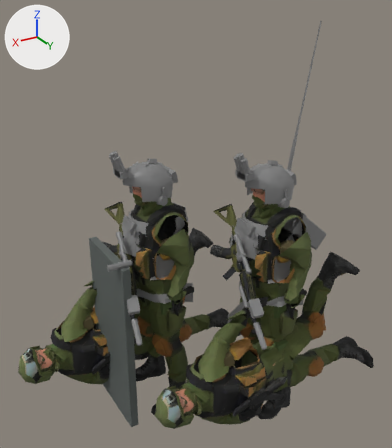
One commit to the Blender file art/parts/inf_kit/breach_team.blend: the scene before it, then after it.
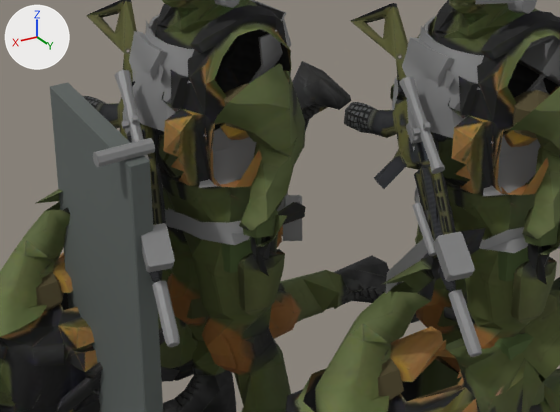
Each version is shown whole from a camera (50 mm lens) standing at (1.72, 2.78, 2.77) and looking at (0.04, -0.02, 1.36), then close up on the part from 17% to 76% of the width and 45% to 83% of the height. Arrows for +X, +Y and +Z are at upper left; the lights stay in place. The last two pictures show the newer version.

Names of what the first close-up shows: 'boot', 'kit_armour_1_carrier_brc_cover', 'kit_armour_1_carrier_brc_point', 'kit_firepower_1_battle_belt_brc_point', 'kit_firepower_2_laser_box_brc_cover', 'kit_firepower_2_laser_box_brc_point', 'kit_firepower_2_lpvo_brc_cover', 'kit_firepower_2_lpvo_brc_point', 'kit_sensors_3_eud_brc_cover', 'kit_sensors_3_radio_pack_brc_cover', 'metal', 'uniform', 'weapon' and 16 more.
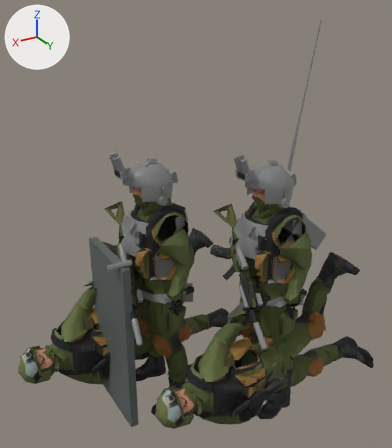
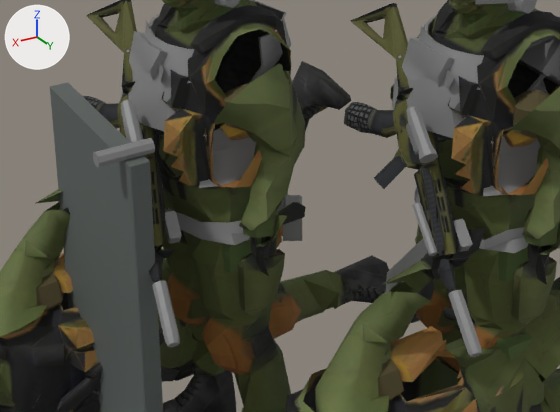
Boxes (x1, y1, x2, y2) around the edits, measured in the close-ups (560 x 412 px):
'kit_firepower_2_laser_box_brc_cover', reshaped: before (433, 232, 475, 282); after (454, 219, 472, 252)
'kit_firepower_2_laser_box_brc_point', reshaped (49% narrower, 32% shorter): before (141, 223, 175, 272); after (165, 211, 182, 244)
'kit_firepower_2_lpvo_brc_cover', deleted: before (399, 76, 445, 174)
'kit_firepower_2_lpvo_brc_point', deleted: before (114, 70, 150, 161)
'kit_firepower_2_prism_sight_brc_cover', added: after (406, 106, 438, 163)
'kit_firepower_2_prism_sight_brc_point', added: after (121, 100, 143, 143)

What changed in the scene script:
```text
Change me_kit_firepower_2_laser_box_brc_point:
    used by ob_kit_firepower_2_laser_box_brc_point; location = (0.0, 0.0, 0.0)
    remove me_kit_firepower_2_laser_box_brc_point.from_pydata(...)  # 24 vertices, 32 faces; spans x 0.5334..0.6219, y 0.0562..0.1764, z 0.948..1.043
    add me_kit_firepower_2_laser_box_brc_point.from_pydata(...)  # 24 vertices, 32 faces; spans x 0.4729..0.5192, y -0.0044..0.0782, z 0.9549..1.0249
    me_kit_firepower_2_laser_box_brc_point part 1: the whole mesh is rebuilt
Change me_kit_firepower_2_laser_box_brc_cover:
    used by ob_kit_firepower_2_laser_box_brc_cover; location = (0.0, 0.0, 0.0)
    remove me_kit_firepower_2_laser_box_brc_cover.from_pydata(...)  # 24 vertices, 32 faces; spans x -0.0866..0.0019, y 0.4762..0.5964, z 0.948..1.043
    add me_kit_firepower_2_laser_box_brc_cover.from_pydata(...)  # 24 vertices, 32 faces; spans x -0.1471..-0.1008, y 0.4156..0.4982, z 0.9549..1.0249
    me_kit_firepower_2_laser_box_brc_cover part 2: the whole mesh is rebuilt
Add me_kit_firepower_2_prism_sight_brc_cover:
    me_kit_firepower_2_prism_sight_brc_cover.from_pydata(...)  # 40 vertices, 72 faces; spans x -0.1171..-0.052, y 0.2454..0.3842, z 1.1655..1.2849
    me_kit_firepower_2_prism_sight_brc_cover.polygons.foreach_set('use_smooth', [True] * 72)
    me_kit_firepower_2_prism_sight_brc_cover.materials.append(mat_kit_stub)  # picture img_kit_stub_2x2
Add me_kit_firepower_2_prism_sight_brc_point:
    me_kit_firepower_2_prism_sight_brc_point.from_pydata(...)  # 40 vertices, 72 faces; spans x 0.5029..0.568, y -0.1746..-0.0358, z 1.1655..1.2849
    me_kit_firepower_2_prism_sight_brc_point.polygons.foreach_set('use_smooth', [True] * 72)
    me_kit_firepower_2_prism_sight_brc_point.materials.append(mat_kit_stub)  # picture img_kit_stub_2x2
Remove ob_kit_firepower_2_lpvo_brc_point:
    ob_kit_firepower_2_lpvo_brc_point = bpy.data.objects.new('kit_firepower_2_lpvo_brc_point', me_kit_firepower_2_lpvo_brc_point)
    ob_kit_firepower_2_lpvo_brc_point.location = (0.0, 0.0, 0.0)
Remove ob_kit_firepower_2_lpvo_brc_cover:
    ob_kit_firepower_2_lpvo_brc_cover = bpy.data.objects.new('kit_firepower_2_lpvo_brc_cover', me_kit_firepower_2_lpvo_brc_cover)
    ob_kit_firepower_2_lpvo_brc_cover.location = (0.0, 0.0, 0.0)
Add ob_kit_firepower_2_prism_sight_brc_cover:
    ob_kit_firepower_2_prism_sight_brc_cover = bpy.data.objects.new('kit_firepower_2_prism_sight_brc_cover', me_kit_firepower_2_prism_sight_brc_cover)
    ob_kit_firepower_2_prism_sight_brc_cover.location = (0.0, 0.0, 0.0)
Add ob_kit_firepower_2_prism_sight_brc_point:
    ob_kit_firepower_2_prism_sight_brc_point = bpy.data.objects.new('kit_firepower_2_prism_sight_brc_point', me_kit_firepower_2_prism_sight_brc_point)
    ob_kit_firepower_2_prism_sight_brc_point.location = (0.0, 0.0, 0.0)
```
